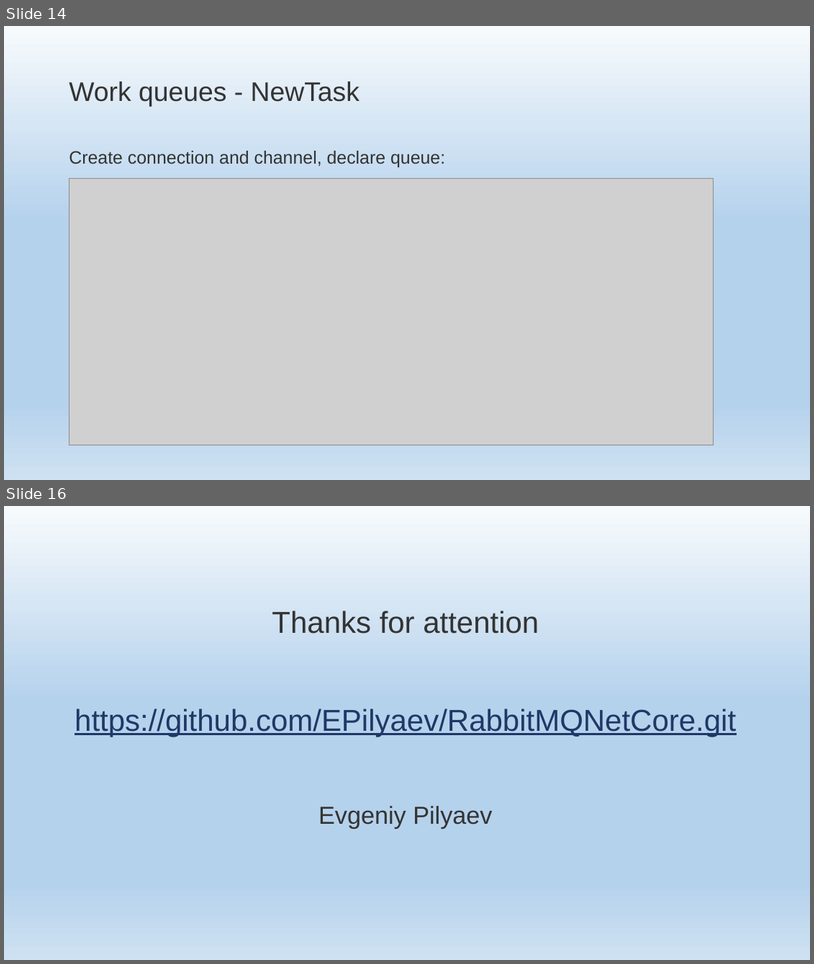
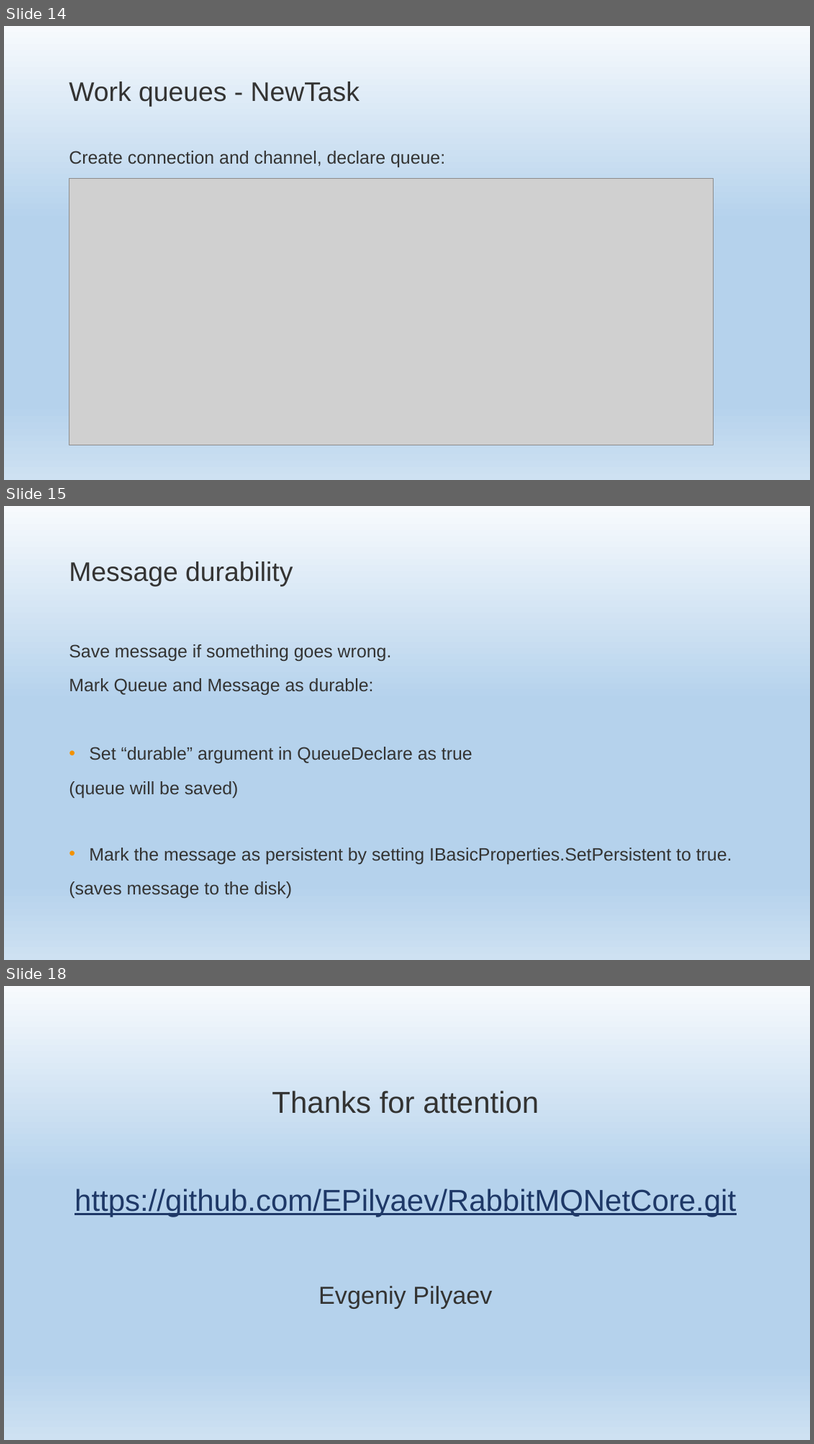
Before and after one commit to EPilyaev/RabbitMQNetCore, a slide deck: RabbitMQNetCore.pptm. Shown one above the other, each under a label of ours: slides 14 and 16 before the commit, slides 14, 15 and 18 after it; the slides between them are not shown. The pictures are 814x964 and 814x1444 pixels, drawn with LibreOffice and Linux fonts; fonts in the diff are those of the drawing; grey boxes stand for pictures; background and template pictures are left out. Boxes give left, top, right and bottom in pixels: in the first picture for what was removed or moved away, otherwise in the second. Text is boxed around its words. In the diff, an @@ line names an element or a change of style, - is before the commit and + after.

Commit message:
Add Message durability, finish NewTask

```diff
--- a/RabbitMQNetCore.pptm
+++ b/RabbitMQNetCore.pptm
@@ slide 15 added at [4,506,810,960], background gradient #F7FAFD to #B5D2EC to #CEE1F2 @@
@@ title added at [69,561,293,587], 48 pt, text #333332 @@
+Message durability
@@ text added at [69,644,733,898], 32 pt, text #333332 @@
+Save message if something goes wrong.
+Mark Queue and Message as durable:
+• Set “durable” argument in QueueDeclare as true
+(queue will be saved)
+• Mark the message as persistent by setting IBasicProperties.SetPersistent to true.
+(saves message to the disk)
@@ what was slide 16 is now slide 18 @@
```
Also in this commit, not shown: 1 slide changed, 1 other slide added, 1 other file.
